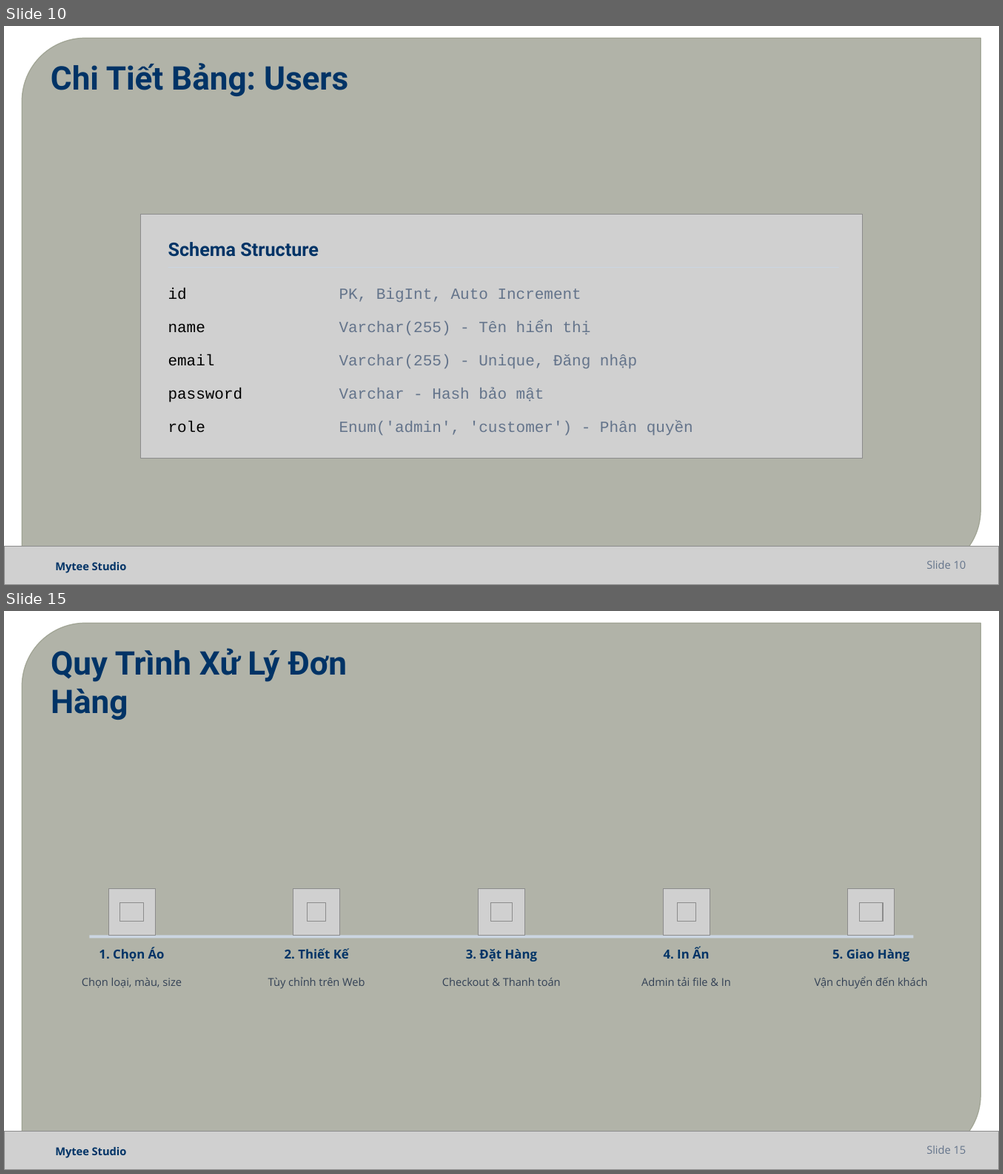
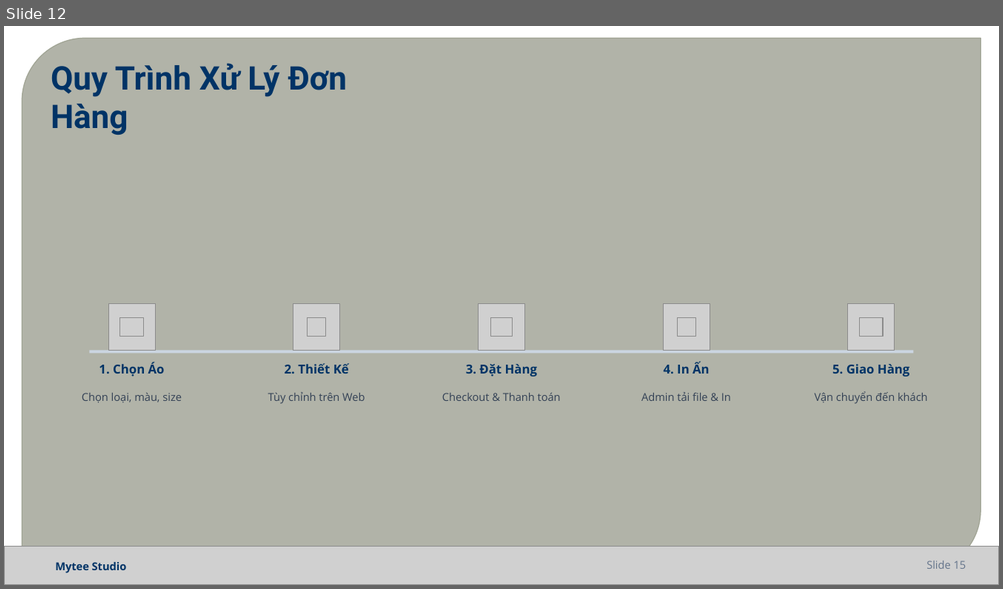
Before and after one commit to baongoc1710/cn-da22ttb-vobaongoc-shop-editor, a slide deck: Báo Cáo Đồ Án CN - Mytee Studio.pptx. Shown one above the other, each under a label of ours: slides 10 and 15 before the commit, slide 12 after it; the slides between them are not shown. The pictures are 1003x1174 and 1003x589 pixels, drawn with LibreOffice and Linux fonts; fonts in the diff are those of the drawing; grey boxes stand for pictures; background and template pictures are left out. Boxes give left, top, right and bottom in pixels: in the first picture for what was removed or moved away, otherwise in the second. Text is boxed around its words. In the diff, an @@ line names an element or a change of style, - is before the commit and + after.

```diff
--- a/Báo Cáo Đồ Án CN - Mytee Studio.pptx
+++ b/Báo Cáo Đồ Án CN - Mytee Studio.pptx
@@ slide 10 removed at (4, 26, 999, 585), background picture (left out); not listed: 1 template element that a slide beside it also shows @@
@@ text removed at (51, 63, 348, 96) @@
-Chi Tiết Bảng: Users
@@ picture removed at (141, 215, 862, 459) @@
@@ text removed at (168, 242, 318, 257) @@
-Schema Structure
@@ rectangle removed at (168, 267, 839, 268) @@
@@ text removed at (168, 288, 187, 300) @@
-id
@@ text removed at (339, 288, 581, 302) @@
-PK, BigInt, Auto Increment
@@ text removed at (168, 323, 205, 332) @@
-name
@@ text removed at (339, 321, 591, 335) @@
-Varchar(255) - Tên hiển thị
@@ text removed at (168, 355, 215, 366) @@
-email
@@ text removed at (339, 355, 637, 369) @@
-Varchar(255) - Unique, Đăng nhập
@@ text removed at (168, 388, 243, 403) @@
-password
@@ text removed at (339, 388, 544, 401) @@
-Varchar - Hash bảo mật
@@ text removed at (168, 421, 205, 432) @@
-role
@@ text removed at (339, 421, 693, 435) @@
-Enum('admin', 'customer') - Phân quyền
@@ picture removed at (4, 547, 999, 585) @@
@@ text removed at (55, 562, 127, 574) @@
-Mytee Studio
@@ text removed at (926, 561, 966, 569) @@
-Slide 10
@@ what was slide 15 is now slide 12 @@
```
Also in this commit, not shown: 8 slides changed, 4 slides added, 6 other slides removed, 11 other files.
